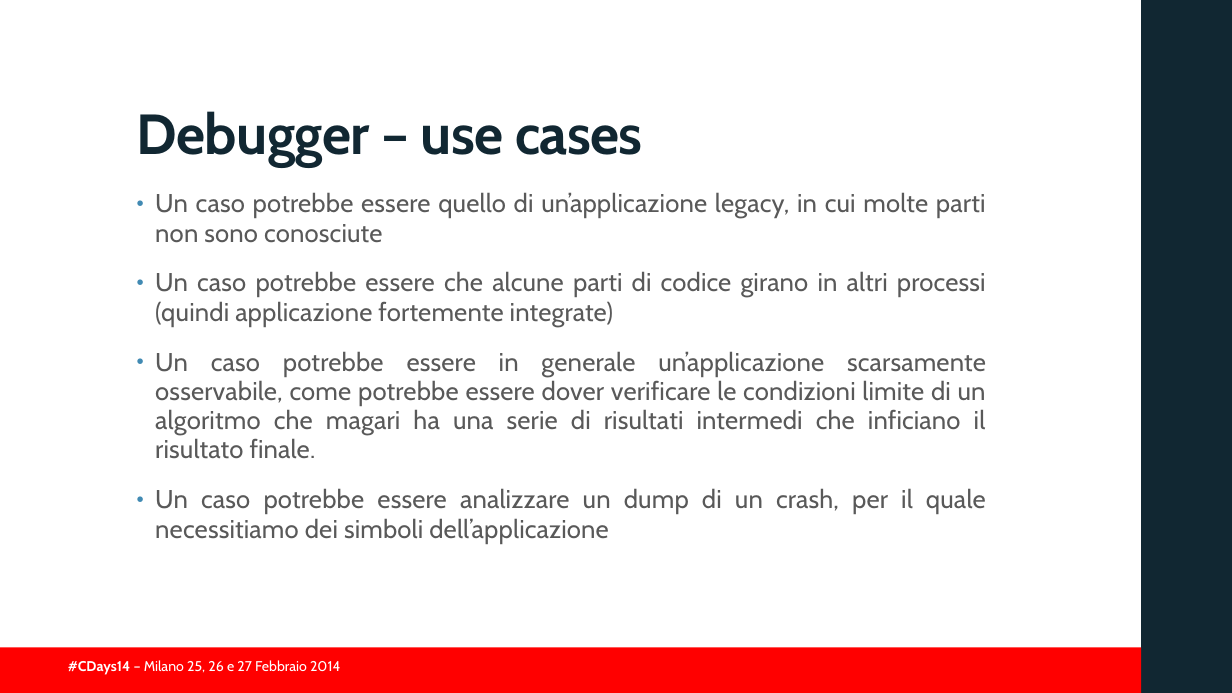
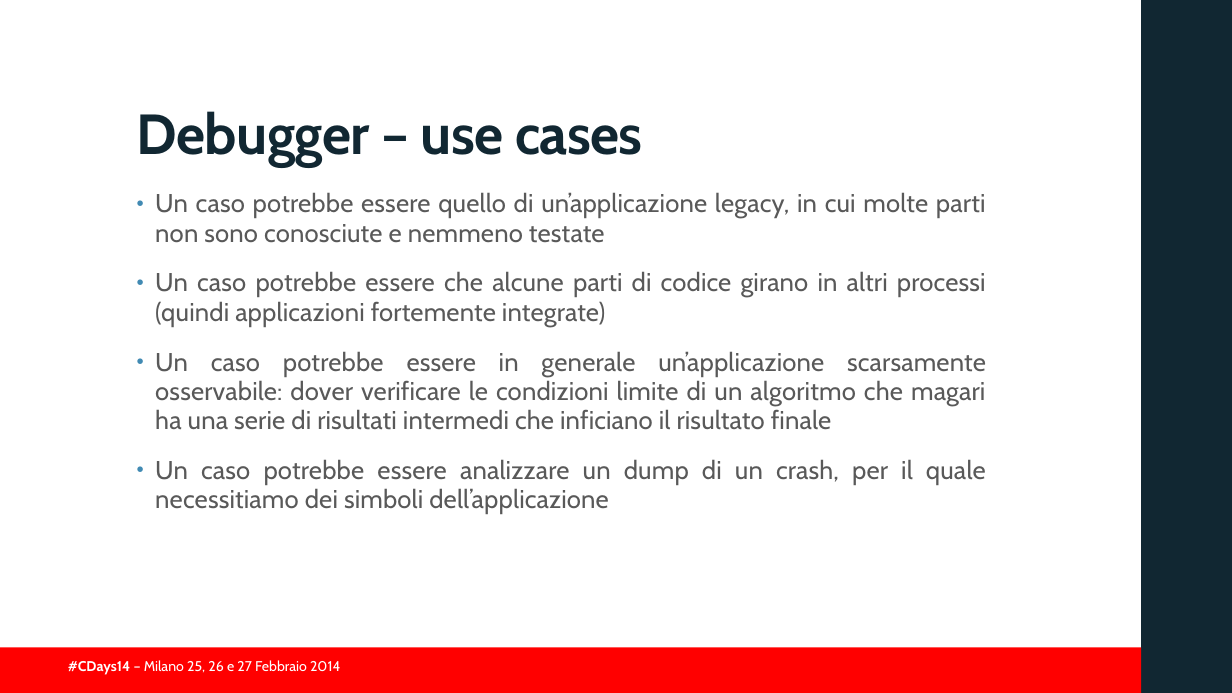
Before and after one commit to guidop/CDays14, a slide deck: slide 35 of presentazioneCDAYS2014.pptx (slide 37 before the commit). Drawn at 1232x693 pixels with LibreOffice and Linux fonts; fonts in the diff are those of the drawing; background and template pictures are left out. Boxes give left, top, right and bottom in pixels: in the first picture for what was removed or moved away, otherwise in the second. Text is boxed around its words. In the diff, an @@ line names an element or a change of style, - is before the commit and + after.

```diff
--- a/presentazioneCDAYS2014.pptx
+++ b/presentazioneCDAYS2014.pptx
@@ text at (155, 192, 986, 430): text changed @@
-• Un caso potrebbe essere quello di un’applicazione legacy, in cui molte parti non sono conosciute
-• Un caso potrebbe essere che alcune parti di codice girano in altri processi (quindi applicazione fortemente integrate)
-• Un caso potrebbe essere in generale un’applicazione scarsamente osservabile, come potrebbe essere dover verificare le condizioni limite di un algoritmo che magari ha una serie di risultati intermedi che inficiano il risultato finale.
+• Un caso potrebbe essere quello di un’applicazione legacy, in cui molte parti non sono conosciute e nemmeno testate
+• Un caso potrebbe essere che alcune parti di codice girano in altri processi (quindi applicazioni fortemente integrate)
+• Un caso potrebbe essere in generale un’applicazione scarsamente osservabile: dover verificare le condizioni limite di un algoritmo che magari ha una serie di risultati intermedi che inficiano il risultato finale
```
Also in this commit, not shown: 25 other slides changed, 1 slide removed, 3 other files.
